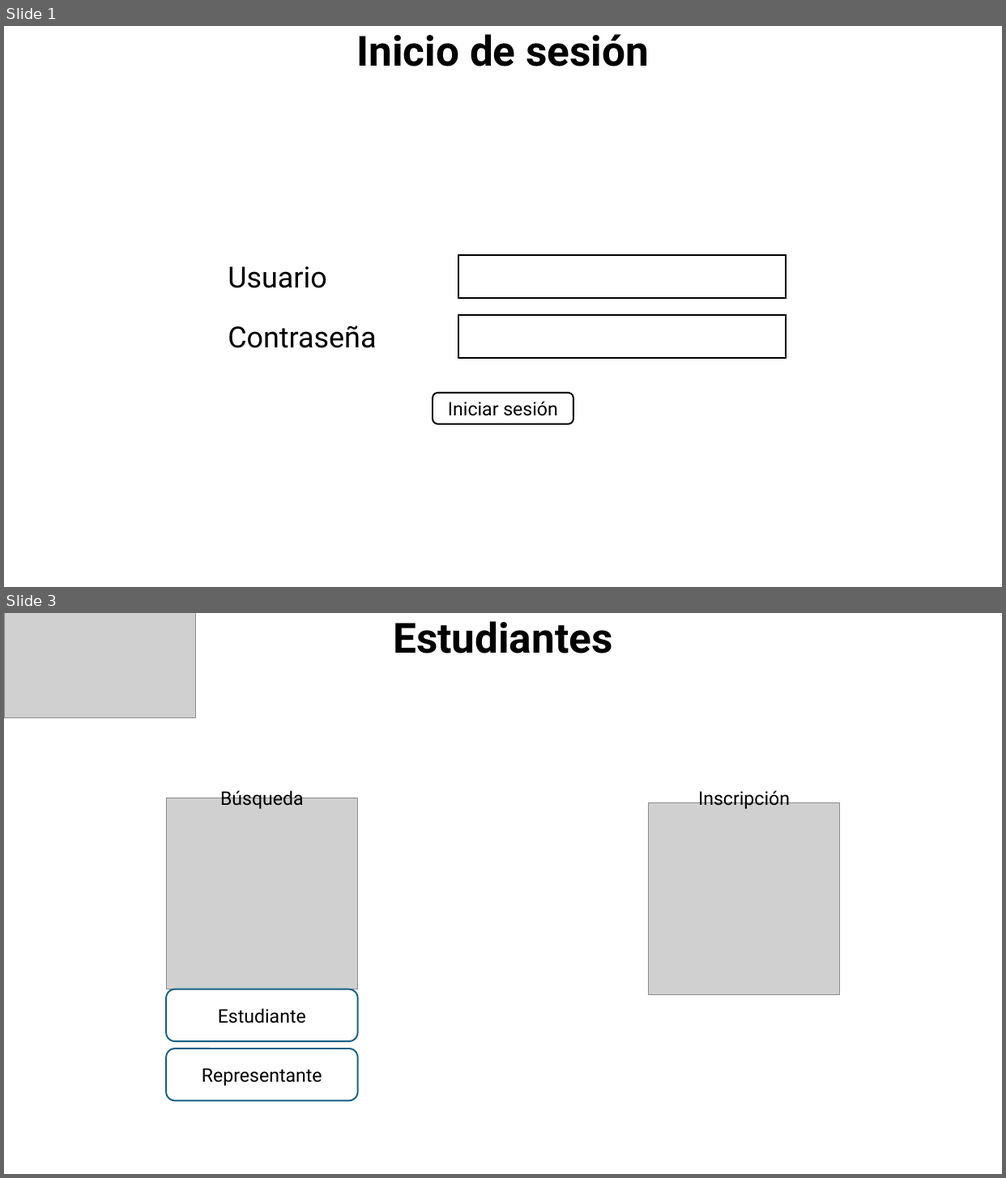
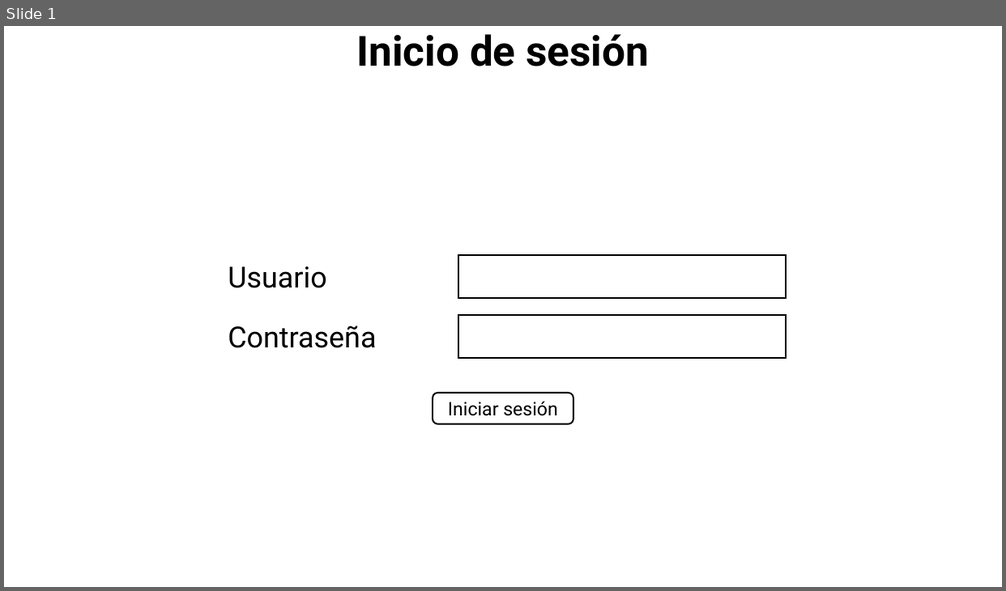
Before and after one commit to baristaOnRum/ProjServicioPSMB, a slide deck: src/annex/propuesta_gui.pptx. Shown one above the other, each under a label of ours: slides 1 and 3 before the commit, slide 1 after it; the slides between them are not shown. The pictures are 1006x1178 and 1006x591 pixels, drawn with LibreOffice and Linux fonts; fonts in the diff are those of the drawing; grey boxes stand for pictures. Boxes give left, top, right and bottom in pixels: in the first picture for what was removed or moved away, otherwise in the second. Text is boxed around its words. In the diff, an @@ line names an element or a change of style, - is before the commit and + after.

```diff
--- a/src/annex/propuesta_gui.pptx
+++ b/src/annex/propuesta_gui.pptx
@@ slide 3 removed at (4,613,1002,1174), background #FFFFFF @@
@@ picture removed at (4,613,196,717) @@
@@ title removed at (393,621,612,653) @@
-Estudiantes
@@ picture removed at (167,798,358,990) @@
@@ text removed at (220,788,304,809) @@
-Búsqueda
@@ picture removed at (649,803,840,995) @@
@@ text removed at (698,788,790,809) @@
-Inscripción
@@ rounded rectangle removed at (167,990,358,1042) @@
-Estudiante
@@ rounded rectangle removed at (167,1049,358,1101) @@
-Representante
```
Also in this commit, not shown: 1 slide changed, 1 slide added, 1 other file.
